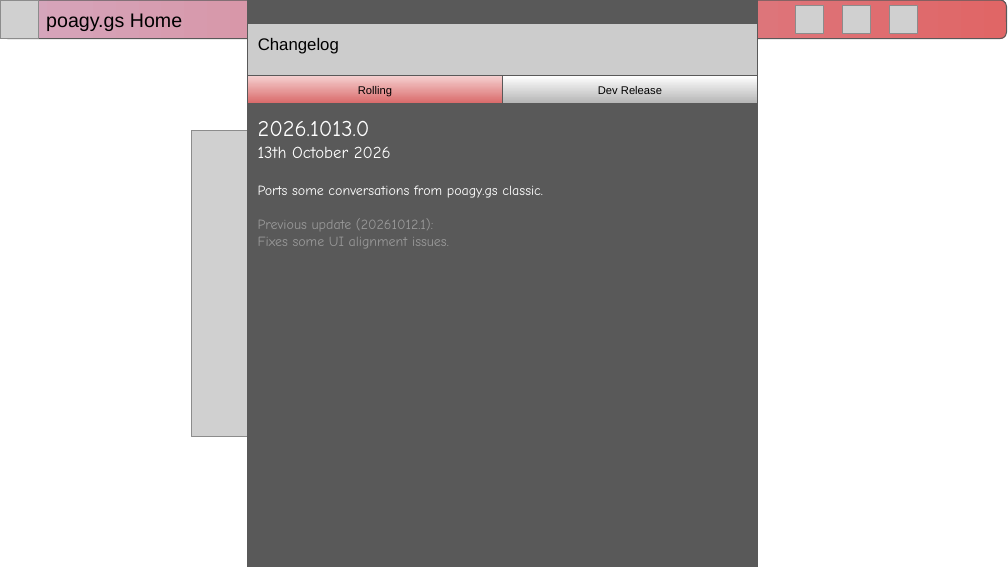
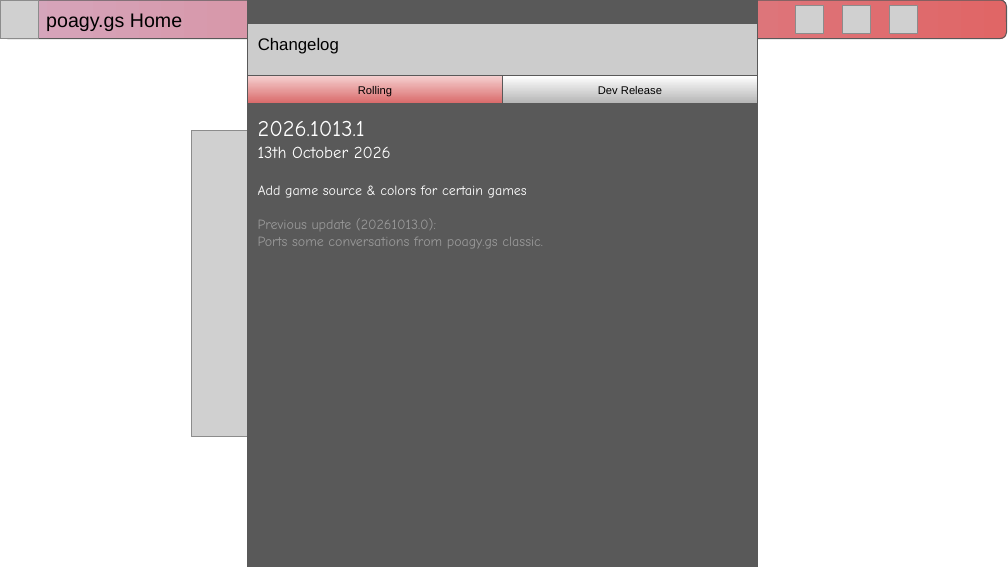
Before and after one commit to RitPigDev/poagy.gs-plus, a slide deck: slide 7 of poagy.gs+.pptx. Drawn at 1008x567 pixels with LibreOffice and Linux fonts; fonts in the diff are those of the drawing; grey boxes stand for pictures; background and template pictures are left out. Boxes give left, top, right and bottom in pixels: in the first picture for what was removed or moved away, otherwise in the second. Text is boxed around its words. In the diff, an @@ line names an element or a change of style, - is before the commit and + after.

Commit message:
Update to 2026.1013.1

```diff
--- a/poagy.gs+.pptx
+++ b/poagy.gs+.pptx
@@ text in rectangle at (x1=258, y1=121, x2=365, y2=136): text changed @@
-2026.1013.0
+2026.1013.1
@@ text in rectangle at (x1=258, y1=185, x2=527, y2=230): paragraphs added @@
+Add game source & colors for certain games
+Previous update (20261013.0):
@@ text in rectangle at (x1=258, y1=218, x2=449, y2=247): paragraphs removed @@
-Previous update (20261012.1):
-Fixes some UI alignment issues.
@@ text in rectangle at (x1=258, y1=237, x2=543, y2=248): text colour #FFFFFF to #999999 in "Ports some conversations from poagy.gs classic." @@
```
Also in this commit, not shown: 5 other slides changed.
